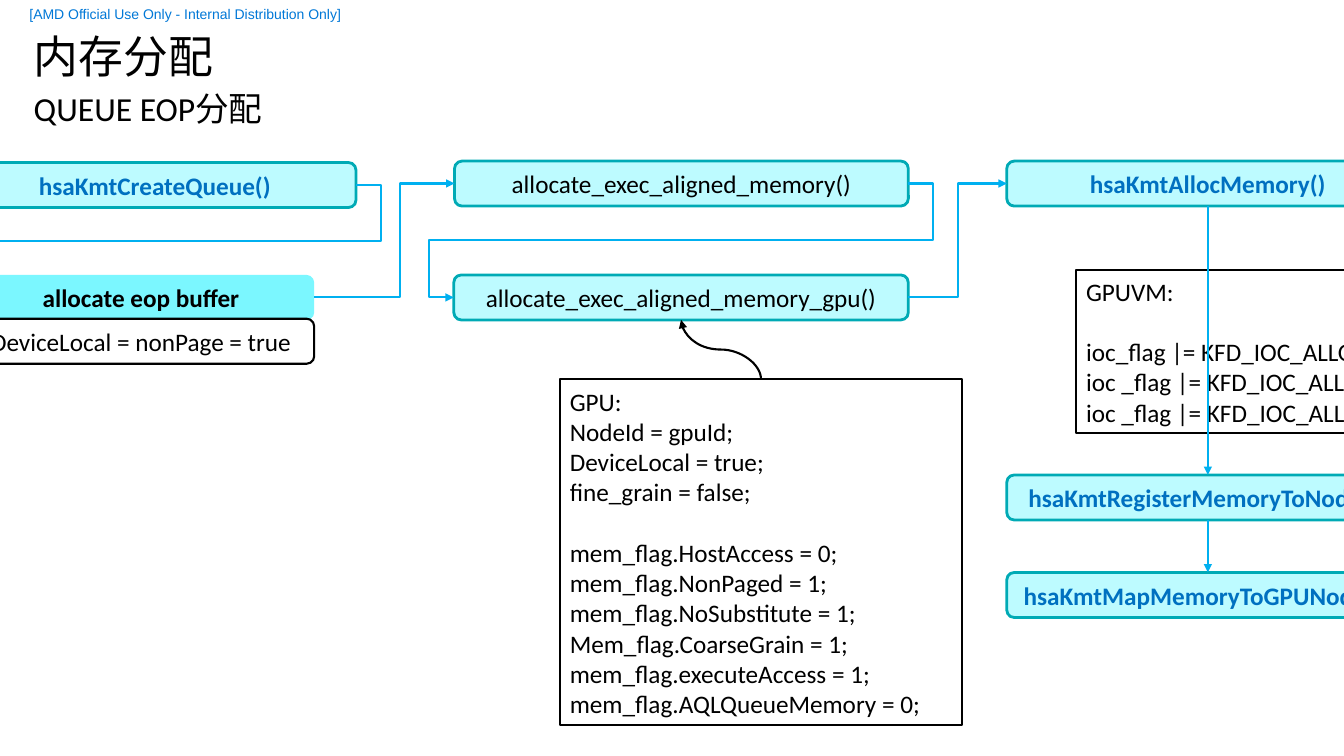
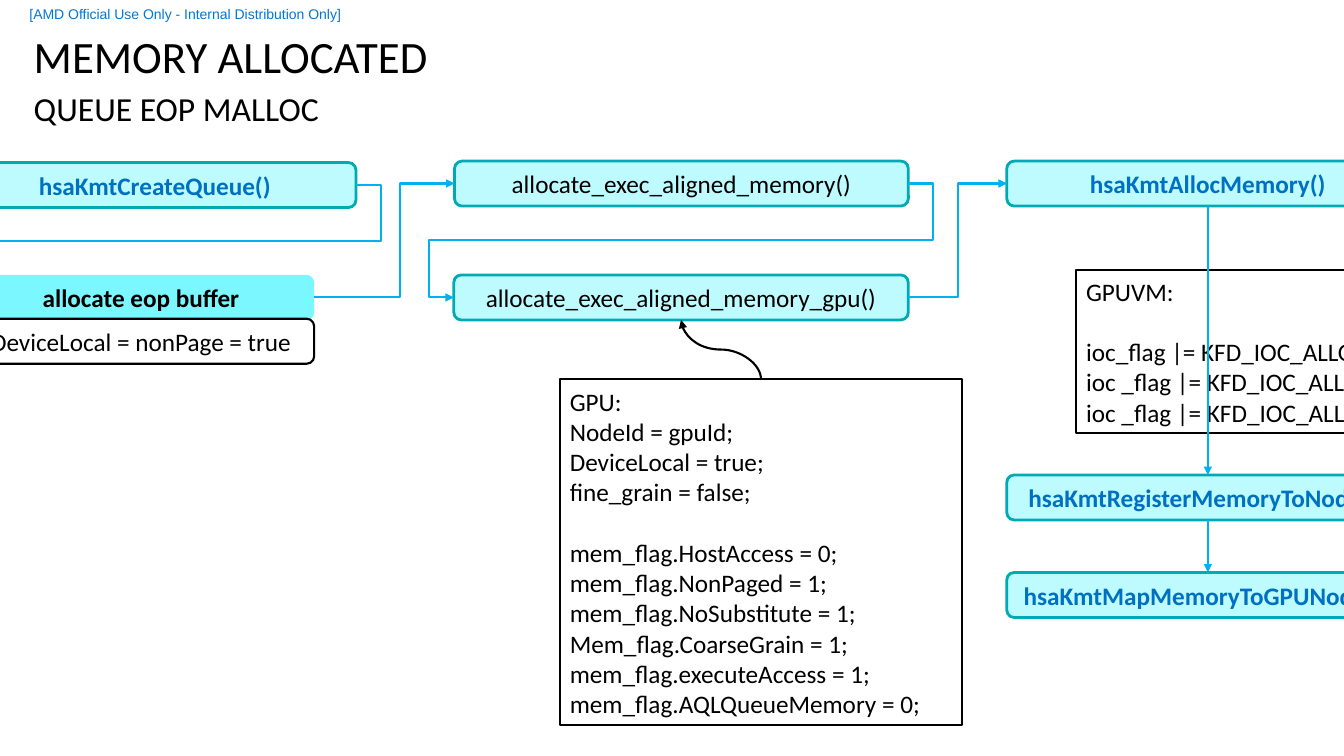
Before and after one commit to feifei14119/KmtHsaStudy, a slide deck: slide 17 of doc/HSA-KMT.pptx (slide 6 before the commit). Drawn at 1344x756 pixels with LibreOffice and Linux fonts; fonts in the diff are those of the drawing; background and template pictures are left out. Boxes give left, top, right and bottom in pixels: in the first picture for what was removed or moved away, otherwise in the second. Text is boxed around its words. In the diff, an @@ line names an element or a change of style, - is before the commit and + after.

```diff
--- a/doc/HSA-KMT.pptx
+++ b/doc/HSA-KMT.pptx
@@ title at box(34, 44, 428, 74): text changed @@
-内存分配
+MEMORY ALLOCATED
@@ text at box(34, 99, 319, 126): text changed @@
-QUEUE EOP分配
+QUEUE EOP MALLOC
```
Also in this commit, not shown: 16 other slides changed, 10 slides added, 2 slides removed, 38 other files.
